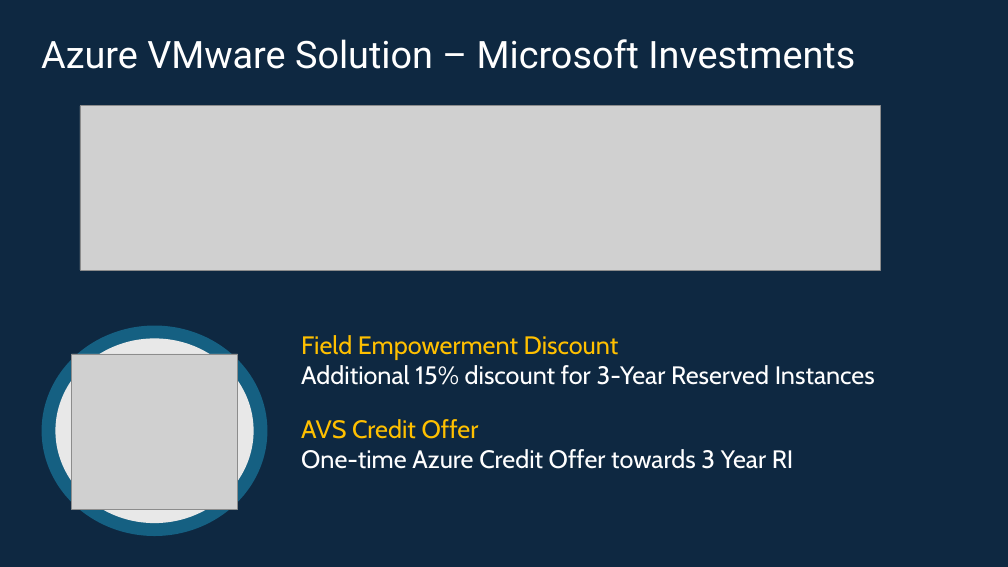
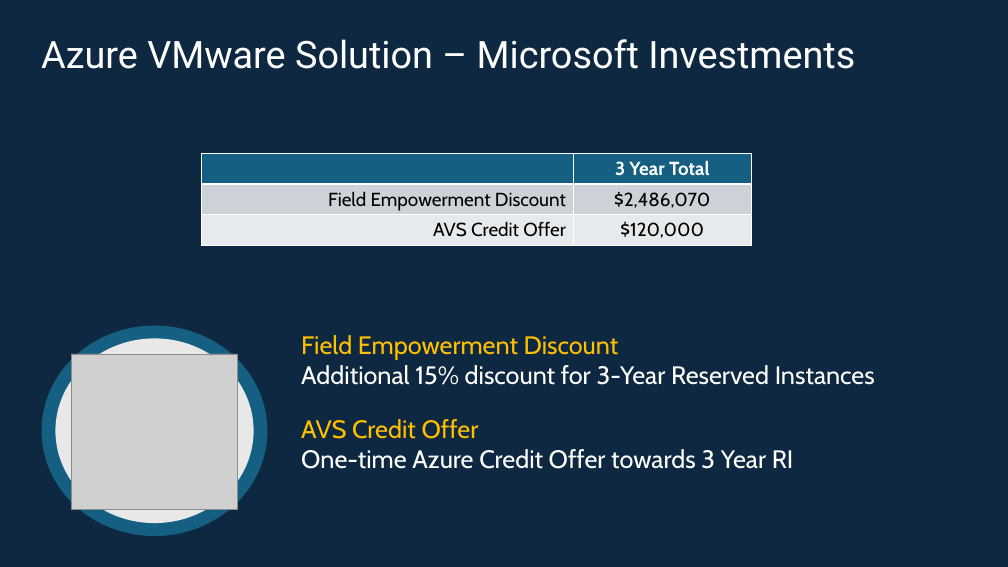
Before and after one commit to Trevor-Davis/Azure-VMware-Solution, a slide deck: slide 6 of AVS-Sizer/AVSDemandGen.pptm. Drawn at 1008x567 pixels with LibreOffice and Linux fonts; fonts in the diff are those of the drawing; grey boxes stand for pictures. Boxes give left, top, right and bottom in pixels: in the first picture for what was removed or moved away, otherwise in the second. Text is boxed around its words. In the diff, an @@ line names an element or a change of style, - is before the commit and + after.

```diff
--- a/AVS-Sizer/AVSDemandGen.pptm
+++ b/AVS-Sizer/AVSDemandGen.pptm
@@ picture removed at (x1=80, y1=106, x2=881, y2=270) @@
@@ table added at (x1=202, y1=154, x2=752, y2=246), 3 rows, 2 columns @@
+ | 3 Year Total
+Field Empowerment Discount | $2,486,070
+AVS Credit Offer | $120,000
```
Also in this commit, not shown: 8 other slides changed, 5 other files.
